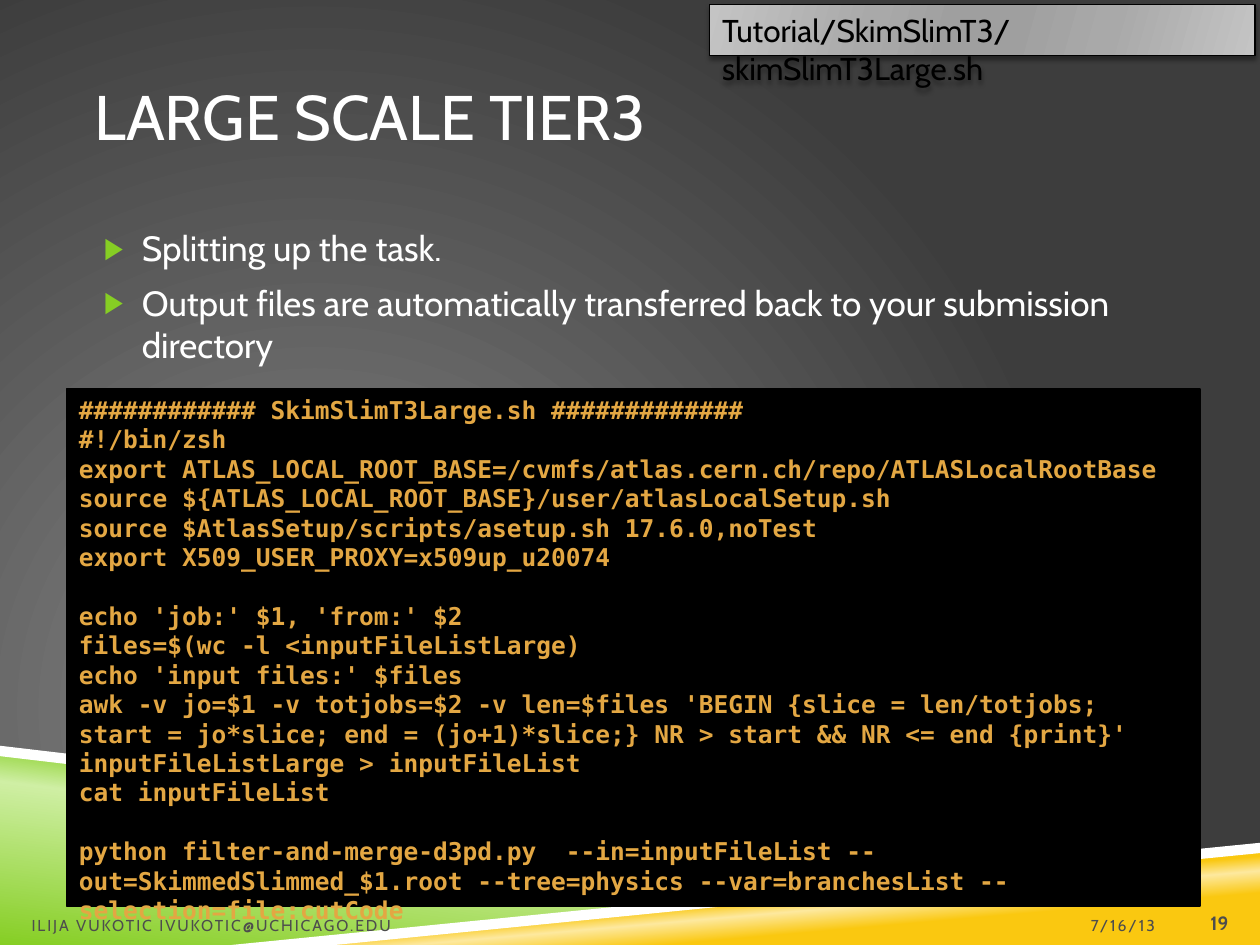
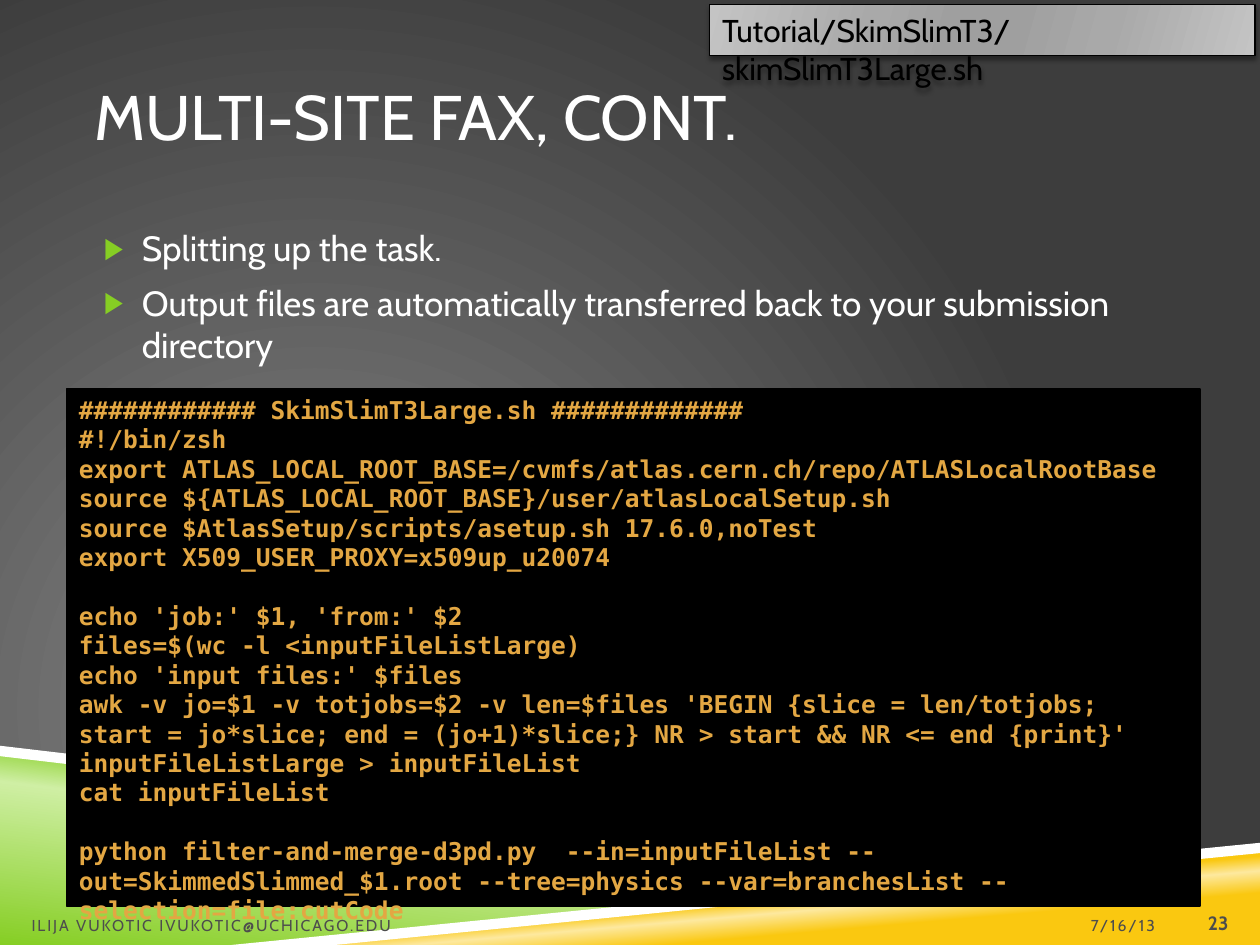
Before and after one commit to ivukotic/Tutorial, a slide deck: slide 23 of Tutorial.pptx (slide 19 before the commit). Drawn at 1260x945 pixels with LibreOffice and Linux fonts; fonts in the diff are those of the drawing; background and template pictures are left out. Boxes give left, top, right and bottom in pixels: in the first picture for what was removed or moved away, otherwise in the second. Text is boxed around its words. In the diff, an @@ line names an element or a change of style, - is before the commit and + after.

```diff
--- a/Tutorial.pptx
+++ b/Tutorial.pptx
@@ title at [94,95,737,147]: text changed @@
-LARGE SCALE TIER3
+MULTI-SITE FAX, CONT.
@@ page number at [1208,916,1229,930]: text changed @@
-19
+23
```
Also in this commit, not shown: 15 other slides changed, 4 slides added.
